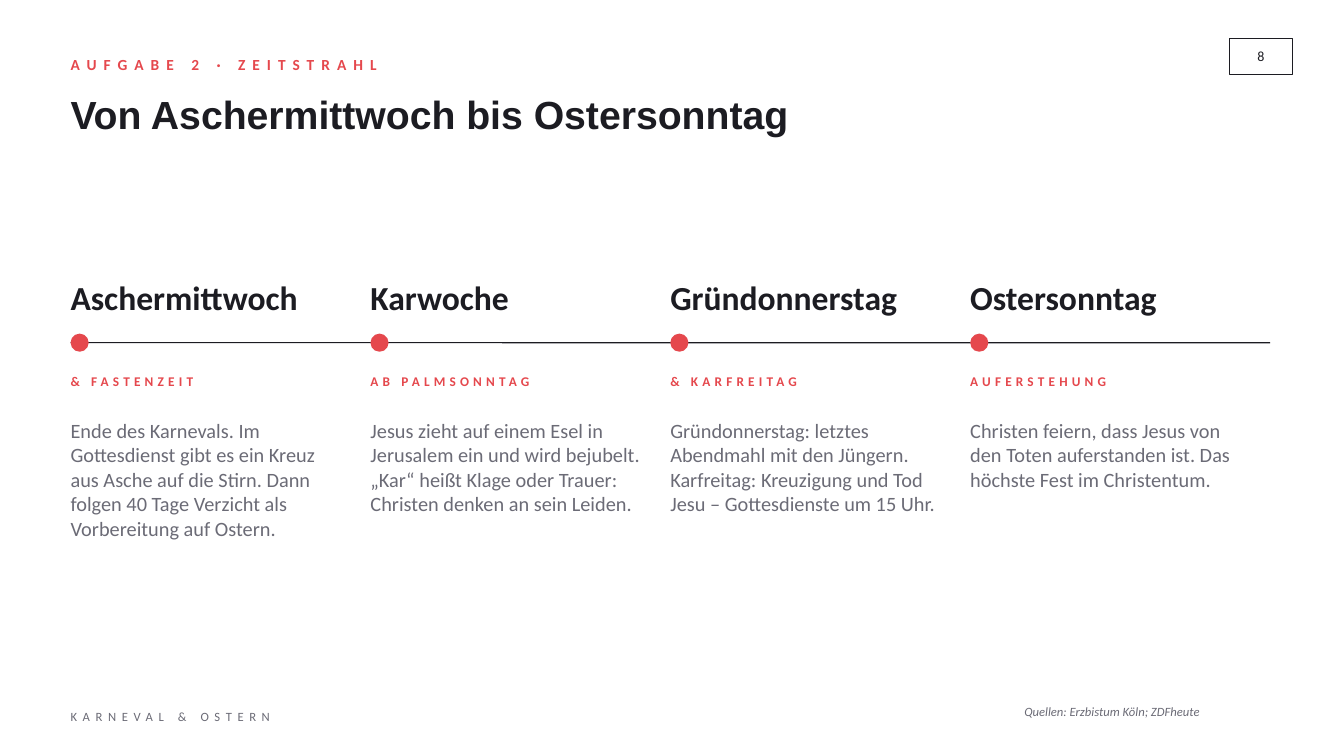
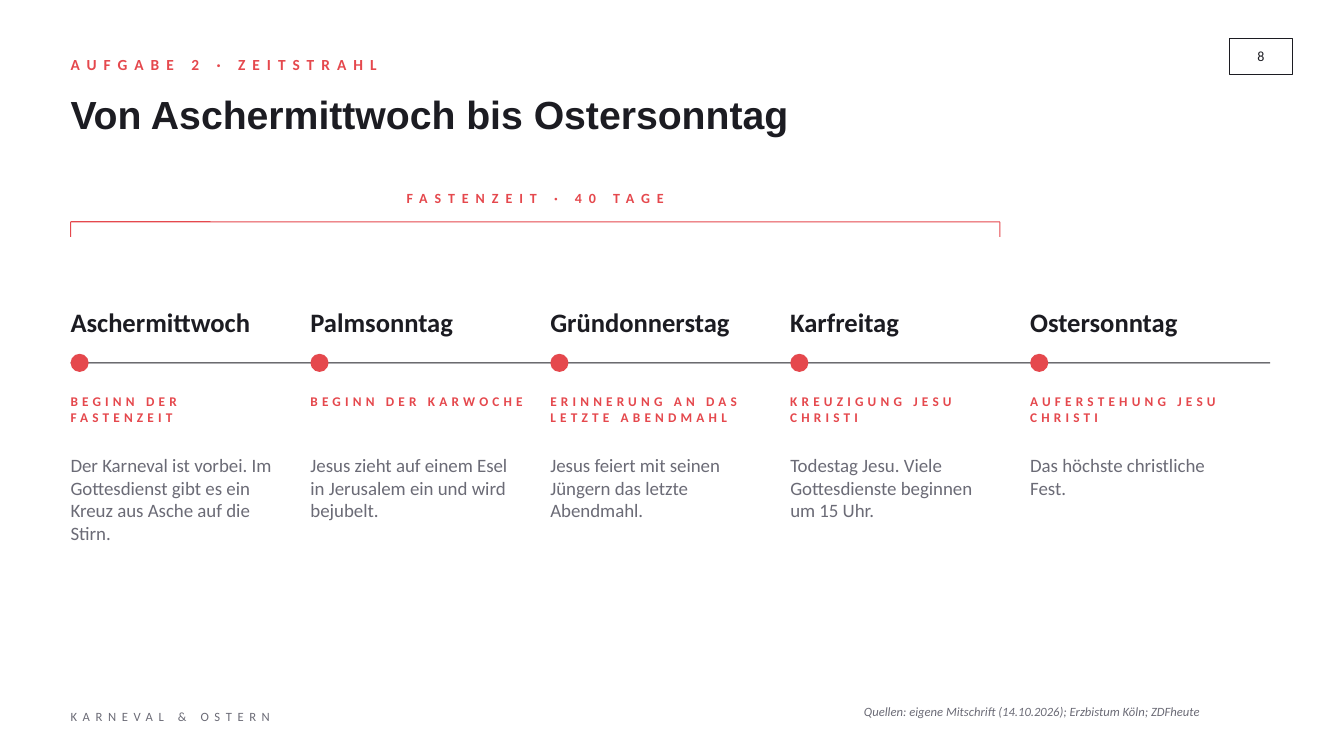
Before and after one commit to Flxrian/Erinnerung, a slide deck: slide 8 of Karneval_und_Ostern.pptx. Drawn at 1344x756 pixels with LibreOffice and Linux fonts; fonts in the diff are those of the drawing. Boxes give left, top, right and bottom in pixels: in the first picture for what was removed or moved away, otherwise in the second. Text is boxed around its words. In the diff, an @@ line names an element or a change of style, - is before the commit and + after.

```diff
--- a/Karneval_und_Ostern.pptx
+++ b/Karneval_und_Ostern.pptx
@@ text added at [71,190,1000,218], 10 pt, text #E5484D, bold @@
+FASTENZEIT · 40 TAGE
@@ line added from (71, 222) to (1000, 222), #E5484D 0.75 pt @@
@@ line added from (71, 222) to (71, 237), #E5484D 0.75 pt @@
@@ line added from (1000, 222) to (1000, 237), #E5484D 0.75 pt @@
@@ text "Aschermittwoch": place and size @@
-text "Aschermittwoch" at [71,286,298,311]
+text "Aschermittwoch" at [71,313,250,333]
@@ text "Palmsonntag" at [310,313,453,337]: vertical alignment top to bottom @@
@@ size 24 to 19 pt in 3 elements at [71,313,250,333], [1030,314,1177,337], [550,313,729,337] @@
@@ text "Gründonnerstag": place and size @@
-text "Gründonnerstag" at [670,286,897,316]
+text "Gründonnerstag" at [550,313,729,337]
@@ text "Karfreitag" at [790,313,899,337]: vertical alignment top to bottom @@
@@ text "Ostersonntag": place and size @@
-text "Ostersonntag" at [970,288,1156,316]
+text "Ostersonntag" at [1030,314,1177,337]
@@ text removed at [370,286,508,311] @@
-Karwoche
@@ text at [310,313,453,337]: text changed; size 9.5 to 19 pt; text colour #E5484D to #1C1C22 @@
-AB PALMSONNTAG
+Palmsonntag
@@ text at [790,313,899,337]: text changed; size 9.5 to 19 pt; text colour #E5484D to #1C1C22 @@
-& KARFREITAG
+Karfreitag
@@ ellipse: place and size @@
-ellipse at [71,334,89,352]
+ellipse at [71,354,89,372]
@@ ellipse: place and size @@
-ellipse at [370,334,388,352]
+ellipse at [311,354,329,372]
@@ ellipse: place and size @@
-ellipse at [670,334,689,352]
+ellipse at [551,354,569,372]
@@ ellipse added at [790,354,809,372], fill #E5484D @@
@@ ellipse: place and size @@
-ellipse at [970,334,988,352]
+ellipse at [1030,354,1049,372]
@@ line moved from (71, 343) - (1270, 343) to (71, 363) - (1270, 363) @@
@@ text at [71,397,177,422]: text changed @@
-& FASTENZEIT
+BEGINN DER FASTENZEIT
@@ text added at [310,397,523,406], 9.5 pt, text #E5484D, bold @@
+BEGINN DER KARWOCHE
@@ text added at [550,397,737,422], 9.5 pt, text #E5484D, bold @@
+ERINNERUNG AN DAS LETZTE ABENDMAHL
@@ text added at [790,397,951,422], 9.5 pt, text #E5484D, bold @@
+KREUZIGUNG JESU CHRISTI
@@ text at [1030,397,1215,422]: text changed @@
-AUFERSTEHUNG
+AUFERSTEHUNG JESU CHRISTI
@@ text at [71,459,272,540]: text changed; size 14.5 to 13.5 pt @@
-Ende des Karnevals. Im Gottesdienst gibt es ein Kreuz aus Asche auf die Stirn. Dann folgen 40 Tage Verzicht als Vorbereitung auf Ostern.
+Der Karneval ist vorbei. Im Gottesdienst gibt es ein Kreuz aus Asche auf die Stirn.
@@ text at [310,459,507,520]: text changed; size 14.5 to 13.5 pt @@
-Jesus zieht auf einem Esel in Jerusalem ein und wird bejubelt. „Kar“ heißt Klage oder Trauer: Christen denken an sein Leiden.
+Jesus zieht auf einem Esel in Jerusalem ein und wird bejubelt.
@@ text added at [550,459,720,517], 13.5 pt, text #6B6B76 @@
+Jesus feiert mit seinen Jüngern das letzte Abendmahl.
@@ text at [790,459,972,517]: text changed; size 14.5 to 13.5 pt @@
-Gründonnerstag: letztes Abendmahl mit den Jüngern. Karfreitag: Kreuzigung und Tod Jesu – Gottesdienste um 15 Uhr.
+Todestag Jesu. Viele Gottesdienste beginnen um 15 Uhr.
@@ text at [1030,459,1205,495]: text changed; size 14.5 to 13.5 pt @@
-Christen feiern, dass Jesus von den Toten auferstanden ist. Das höchste Fest im Christentum.
+Das höchste christliche Fest.
@@ text at [864,707,1200,718]: text changed @@
-Quellen: Erzbistum Köln; ZDFheute
+Quellen: eigene Mitschrift (14.10.2026); Erzbistum Köln; ZDFheute
```
Also in this commit, not shown: 4 other slides changed.
